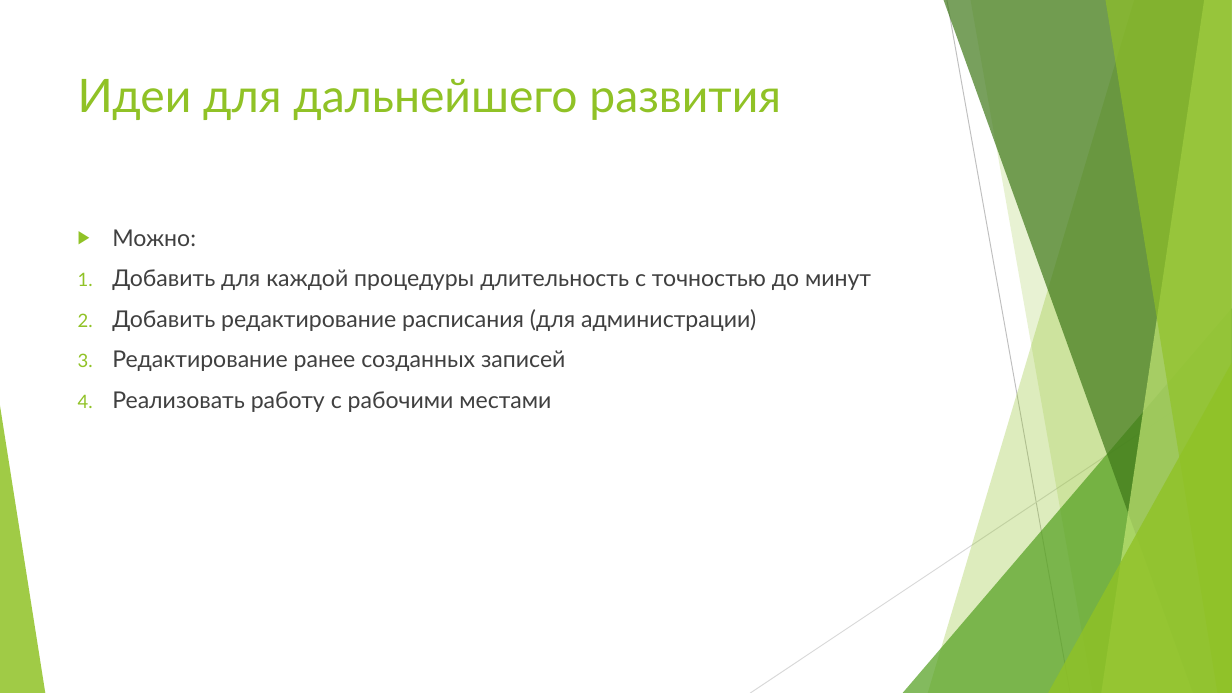
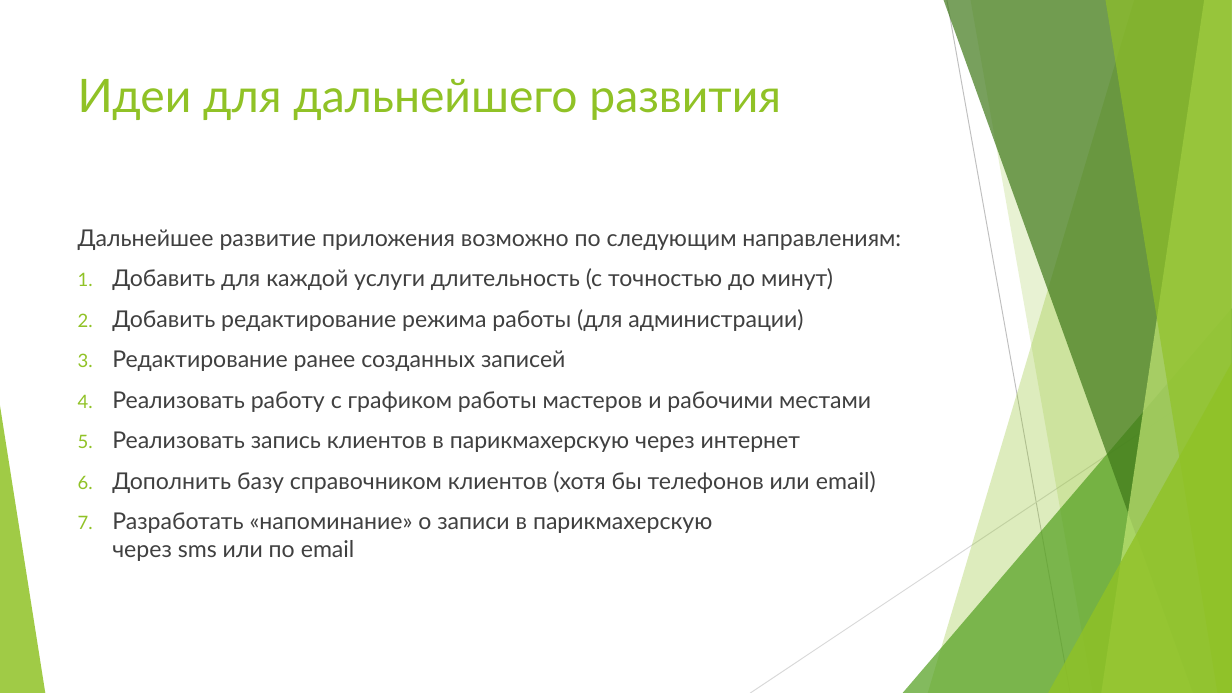
Before and after one commit to SergeEvdokimov/QT_barbershop, a slide deck: slide 7 of Barbershop.pptx. Drawn at 1232x693 pixels with LibreOffice and Linux fonts; fonts in the diff are those of the drawing. Boxes give left, top, right and bottom in pixels: in the first picture for what was removed or moved away, otherwise in the second. Text is boxed around its words. In the diff, an @@ line names an element or a change of style, - is before the commit and + after.

```diff
--- a/Barbershop.pptx
+++ b/Barbershop.pptx
@@ text at bbox=[78, 229, 901, 331]: text changed @@
-▶ Можно:
-1. Добавить для каждой процедуры длительность с точностью до минут
-2. Добавить редактирование расписания (для администрации)
+Дальнейшее развитие приложения возможно по следующим направлениям:
+1. Добавить для каждой услуги длительность (с точностью до минут)
+2. Добавить редактирование режима работы (для администрации)
@@ text at bbox=[112, 391, 876, 561]: text changed @@
-4. Реализовать работу с рабочими местами
+4. Реализовать работу с графиком работы мастеров и рабочими местами
+5. Реализовать запись клиентов в парикмахерскую через интернет
+6. Дополнить базу справочником клиентов (хотя бы телефонов или email)
+7. Разработать «напоминание» о записи в парикмахерскую
+   через sms или по email
```
Also in this commit, not shown: 5 other slides changed.
